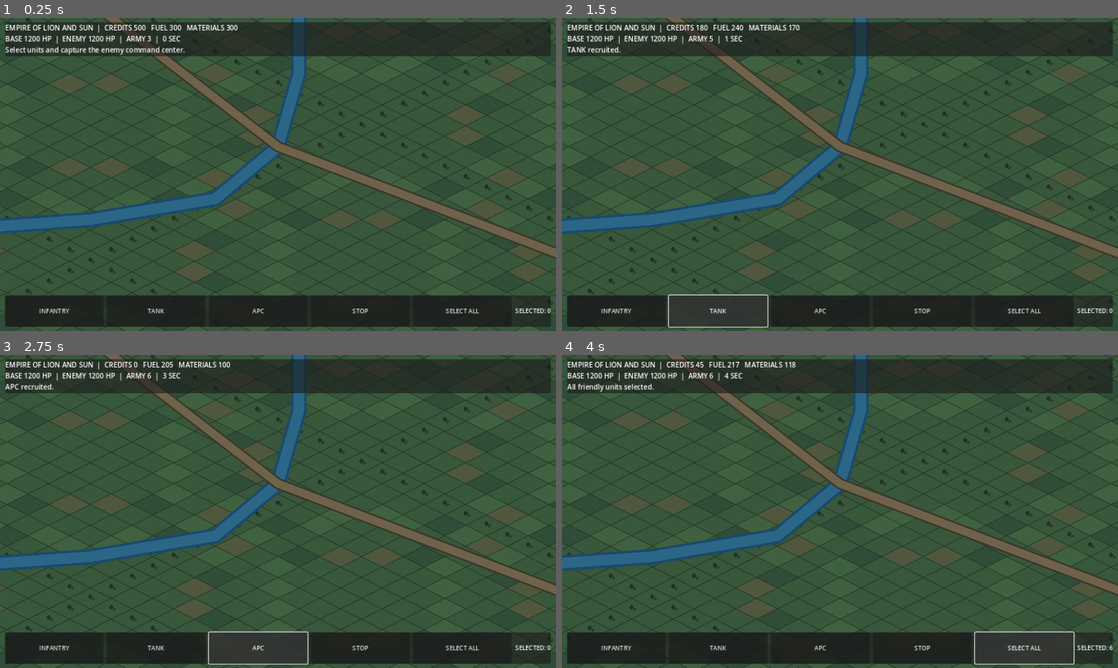
Above: before the commit, frames 1-4 (two rows, left to right).
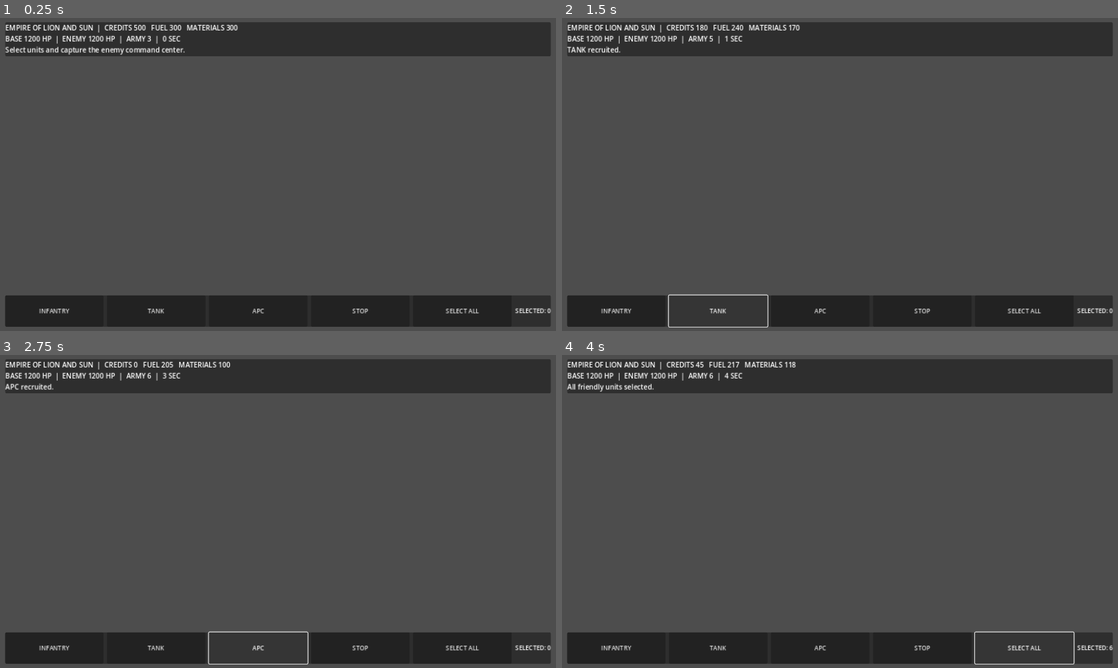
Above: after the commit, the same moments.

Repository: itsalirezajr-design/Empire-of-Lion-and-Sun
Game: Godot game, scene res://scenes/Main.tscn
The game is run twice, just before and just after one commit, with the same random seed, the same clock (stepped at 60 frames per second) and the same inputs.
Inputs:
- Up to frame 1 (0.25 s): no input
- Up to frame 2 (1.5 s): click "INFANTRY" at 0.5 s; click "TANK" at 1.25 s
- Up to frame 3 (2.75 s): click "APC" at 2 s
- Up to frame 4 (4 s): click "STOP" at 2.75 s; click "SELECT ALL" at 3.5 s

The runs differ from the first frame. In frame 1, 20% of the frame differs, in the area x 0-100%, y 0-100%; in frame 2, 20%; in frame 3, 20%; in frame 4, 20%.

Commit message:
Render only dynamic battle objects each frame

Diff:
--- a/scripts/main.gd
+++ b/scripts/main.gd
@@ -468,46 +468,7 @@
 
 
 func _draw() -> void:
-	# Large isometric diamond-tile battlefield. Logic positions remain in world pixels.
-	draw_rect(Rect2(Vector2.ZERO, MAP_SIZE), Color(0.10, 0.16, 0.13), true)
-	for row in range(ISO_GRID_SIZE):
-		for column in range(ISO_GRID_SIZE):
-			var center := _grid_to_iso(column, row)
-			var terrain_seed := (column * 17 + row * 31 + column * row * 3) % 13
-			var terrain := Color(0.22, 0.34, 0.23)
-			if terrain_seed == 0 or terrain_seed == 7:
-				terrain = Color(0.25, 0.38, 0.25)
-			elif terrain_seed == 4:
-				terrain = Color(0.19, 0.30, 0.22)
-			elif terrain_seed == 10:
-				terrain = Color(0.31, 0.34, 0.24)
-			var diamond := PackedVector2Array([
-				center + Vector2(0, -ISO_TILE_HEIGHT * 0.5),
-				center + Vector2(ISO_TILE_WIDTH * 0.5, 0),
-				center + Vector2(0, ISO_TILE_HEIGHT * 0.5),
-				center + Vector2(-ISO_TILE_WIDTH * 0.5, 0)
-			])
-			draw_colored_polygon(diamond, terrain)
-			draw_polyline(PackedVector2Array([
-				diamond[0], diamond[1], diamond[2], diamond[3], diamond[0]
-			]), Color(0.08, 0.15, 0.11, 0.34), 1.0, true)
-			# Sparse rock/vegetation marks add readable terrain texture.
-			if terrain_seed == 2:
-				draw_circle(center + Vector2(0, -4), 5.0, Color(0.13, 0.20, 0.14))
-				draw_circle(center + Vector2(7, 1), 3.5, Color(0.17, 0.24, 0.16))
-	# A river and a road follow the isometric grid.
-	var river_points := PackedVector2Array()
-	for row in range(4, 61, 4):
-		river_points.append(_grid_to_iso(29 + int(sin(float(row) * 0.22) * 5.0), row))
-	draw_polyline(river_points, Color(0.10, 0.29, 0.43), 34.0, true)
-	draw_polyline(river_points, Color(0.17, 0.40, 0.53), 23.0, true)
-	var road_points := PackedVector2Array([
-		_grid_to_iso(5, 31), _grid_to_iso(18, 29), _grid_to_iso(32, 32), _grid_to_iso(47, 30), _grid_to_iso(59, 33)
-	])
-	draw_polyline(road_points, Color(0.24, 0.22, 0.17), 25.0, true)
-	draw_polyline(road_points, Color(0.43, 0.39, 0.29), 17.0, true)
-	# Map edge.
-	draw_rect(Rect2(Vector2(12, 12), MAP_SIZE - Vector2(24, 24)), Color(0.55, 0.67, 0.49, 0.8), false, 5.0)
+	# Static terrain is rendered by TerrainLayer; this node redraws only active gameplay objects.
 	_draw_base(PLAYER_BASE, Color(0.2, 0.55, 0.95), player_base_hp)
 	_draw_base(ENEMY_BASE, Color(0.9, 0.25, 0.2), enemy_base_hp)
 	var render_units: Array[Dictionary] = []
@@ -522,6 +483,7 @@
 		draw_rect(Rect2(a, b - a).abs(), Color(0.3, 0.75, 1.0, 0.12), true)
 		draw_rect(Rect2(a, b - a).abs(), Color(0.4, 0.85, 1.0, 0.9), false, 2.0)
 
+
 func _draw_base(pos: Vector2, tint: Color, hp: float) -> void:
 	# Command center: layered isometric platform, walls and central control tower.
 	draw_colored_polygon(PackedVector2Array([
